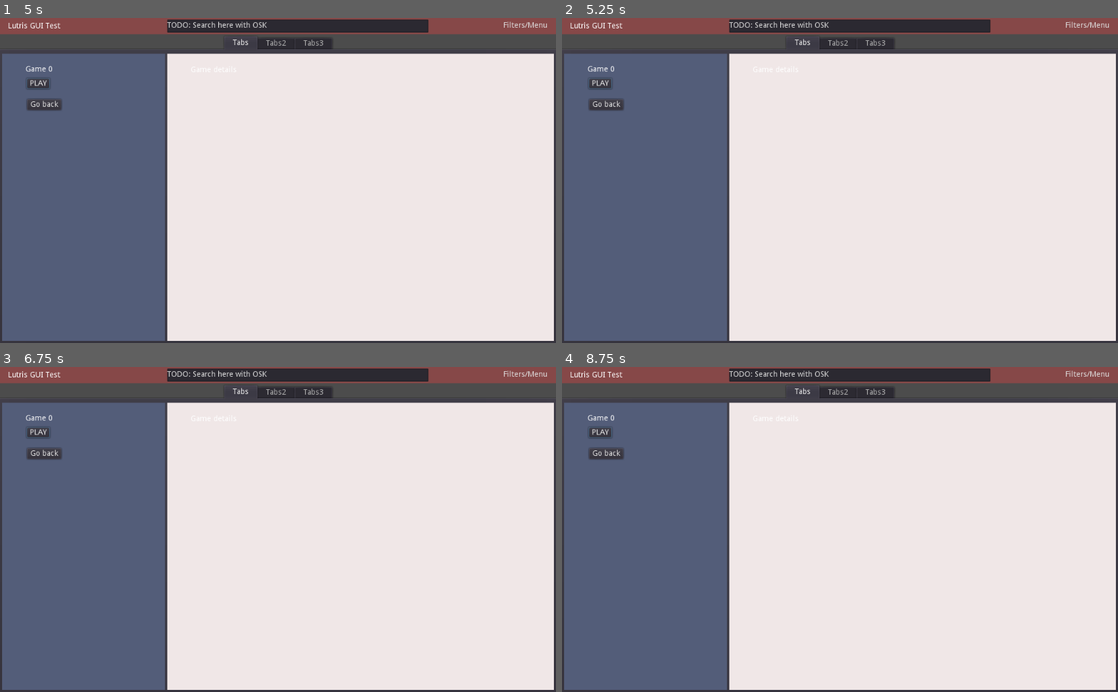
Above: before the commit, frames 1-4 (two rows, left to right).
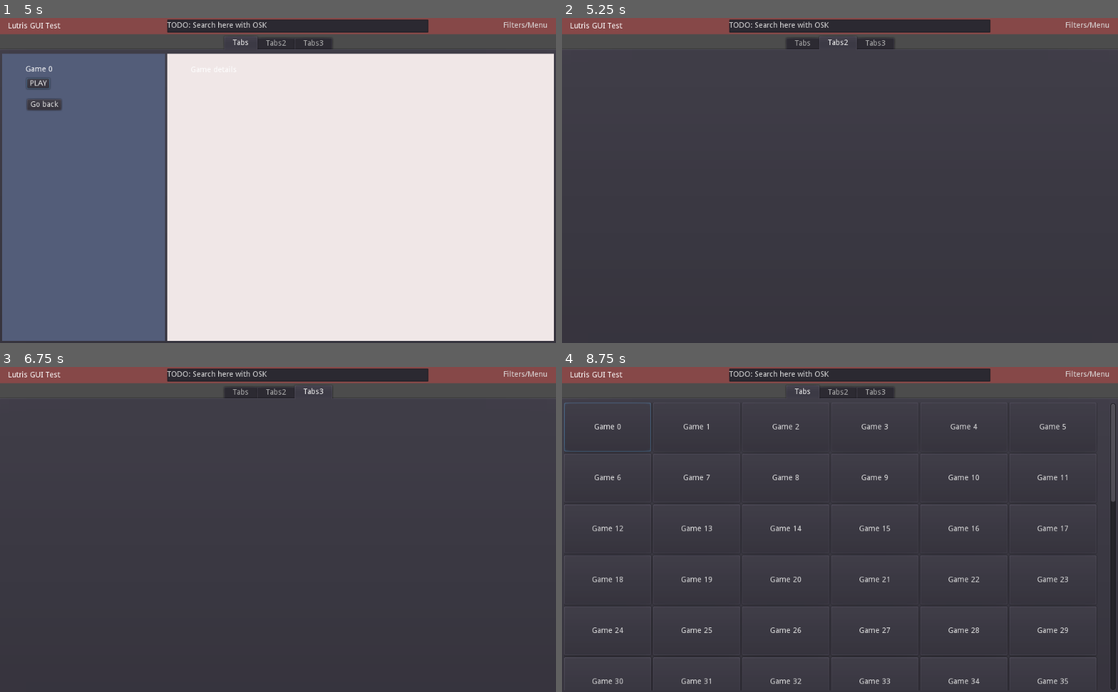
Above: after the commit, the same moments.

Repository: Buri/lutris-gamepad-ui
Game: Godot game, scene res://Root.tscn
Same seed, same stepped clock (60 frames per second), same inputs: the game is played once before the commit and once after it.
Inputs:
- Up to frame 1 (5 s): click "Game 0" at 0.5 s; click "PLAY" at 1.25 s; click "PLAY" at 2 s; click "PLAY" at 2.75 s; click "Filters/Menu" at 3.5 s; click "Go back" at 4.25 s
- Up to frame 2 (5.25 s): tap Enter at 5 s; hold E (ui_tab_next, bound only after the commit) from 5.03 s (still down)
- Up to frame 3 (6.75 s): tap Q (ui_tab_prev, bound only after the commit) at 5.3, 5.85 s; tap Space at 5.75 s; release E (ui_tab_next, bound only after the commit) at 5.78 s; tap E (ui_tab_next, bound only after the commit) at 6.05 s; tap Enter at 6.5 s; hold E (ui_tab_next, bound only after the commit) from 6.53 s (still down)
- Up to frame 4 (8.75 s): tap Q (ui_tab_prev, bound only after the commit) at 6.8, 7.35, 8.3 s; tap Space at 7.25 s; release E (ui_tab_next, bound only after the commit) at 7.28 s; tap E (ui_tab_next, bound only after the commit) at 7.55 s; tap Enter at 8 s; hold E (ui_tab_next, bound only after the commit) from 8.03 s (still down); tap Escape (ui_cancel) at 8.65 s

Frame 1 is identical in both runs. In frame 2, 87% of the frame differs, in the area x 0-100%, y 5-100%; in frame 3, 87%; in frame 4, 87%.

Commit message:
Add Q/E for switching tabs, Esc for going back

Diff:
--- a/Behaviours/UIStack/UIStack.gd
+++ b/Behaviours/UIStack/UIStack.gd
@@ -1,9 +1,10 @@
 extends Node
 var stack = []
 
-func create(elem: Node):
+func create(elem: Node, focus: Node = null):
 	var item = UIStackItem.new()
 	item.control = elem
+	item.focused_element = focus
 	open(item)
 
 func open(item: UIStackItem):
@@ -32,3 +33,6 @@
 func set_focus(elem):
 	var current = stack.back() as UIStackItem
 	current.focused_element = elem
+
+func current() -> UIStackItem:
+	return stack.back()
--- a/GamesPanel.gd
+++ b/GamesPanel.gd
@@ -6,33 +6,49 @@
 	{ "name": "Game three" },
 ]
 
+
 var GameDetailPanel = preload("res://Elements/GameDetail/GameDetail.tscn")
 onready var gc = $ScrollContainer/GridContainer
 
 func _ready():
 	# TODO: Calculate number of columns based on the width of viewport
-	gc.columns = 6
 	for i in range(100):
 		var game = {"name": "Game %s" % (i)}
 		print(game)
 		var item = Button.new()
 		item.text = game.name
 		item.rect_min_size = Vector2(160, 90)
-		item.connect("button_up", self, "show_game_details", [game, item])
+		item.connect("button_up", self, "show_game_details", [game])
+		item.connect("focus_entered", self, "scroll_to_view", [item])
 		gc.add_child(item)
-	var child = gc.get_child(0) as Button
-	child.grab_focus()
+	call_deferred("reset_focus")
 
-func show_game_details(game, sender):
+func _physics_process(_delta):
+	var cols = floor(rect_size.x / 164)
+	if gc.columns != cols:
+		gc.columns = cols
+
+func show_game_details(game):
 	var instance = GameDetailPanel.instance()
 	instance.GAME_NAME = game.name
 	instance.visible = false
 	instance.connect("action_close", self, "on_action_close", [instance])
 	add_child(instance)
-	UiStack.set_focus(sender)
 	UiStack.create(instance)
 
 func on_action_close(instance):
 	# TODO: Implement UI stack so closing modals/going backwards works properly
 	#instance.queue_free()
 	UiStack.close()
+
+func scroll_to_view(control):
+	UiStack.set_focus(control)
+	$ScrollContainer.ensure_control_visible(control)
+
+func reset_focus():
+	var child = gc.get_child(0)
+	if UiStack.current() != null:
+		var focus = UiStack.current().focused_element
+		if focus != null:
+			child = focus
+	child.grab_focus()
--- a/Root.gd
+++ b/Root.gd
@@ -1,6 +1,8 @@
 extends Control
 
 func _ready():
-	var this = UIStackItem.new()
-	this.control = $VBoxContainer/TabContainer/Tabs/ScrollContainer
-	UiStack.open(this)
+	UiStack.create($VBoxContainer/TabContainer/Tabs/ScrollContainer)
+
+func _unhandled_input(event):
+	if event.is_action_pressed("ui_cancel"):
+		UiStack.close()
--- a/Root.tscn
+++ b/Root.tscn
@@ -1,8 +1,9 @@
-[gd_scene load_steps=4 format=2]
+[gd_scene load_steps=5 format=2]
 
 [ext_resource path="res://MenuButton.gd" type="Script" id=1]
 [ext_resource path="res://GamesPanel.gd" type="Script" id=2]
 [ext_resource path="res://Root.gd" type="Script" id=3]
+[ext_resource path="res://TabContainer.gd" type="Script" id=4]
 
 [node name="Root" type="Control"]
 anchor_right = 1.0
@@ -55,6 +56,7 @@
 margin_bottom = 600.0
 size_flags_horizontal = 3
 size_flags_vertical = 3
+script = ExtResource( 4 )
 __meta__ = {
 "_edit_use_anchors_": false
 }
@@ -82,6 +84,8 @@
 [node name="GridContainer" type="GridContainer" parent="VBoxContainer/TabContainer/Tabs/ScrollContainer"]
 margin_right = 1017.0
 margin_bottom = 531.0
+grow_horizontal = 2
+grow_vertical = 2
 size_flags_horizontal = 3
 size_flags_vertical = 3
 columns = 5
--- /dev/null
+++ b/TabContainer.gd
@@ -0,0 +1,16 @@
+extends TabContainer
+
+func _unhandled_input(event):
+	var handled = false
+	if event.is_action_pressed("ui_tab_next"):
+		if current_tab + 1 < get_child_count():
+			current_tab += 1
+			handled = true
+	if event.is_action("ui_tab_prev"):
+		if current_tab > 0:
+			current_tab -= 1
+			handled = true
+	if handled:
+		var child = get_child(current_tab)
+		if child.has_method("reset_focus"):
+			child.reset_focus()
--- a/project.godot
+++ b/project.godot
@@ -28,6 +28,29 @@
 
 UiStack="*res://Behaviours/UIStack/UIStack.gd"
 
+[input]
+
+ui_focus_next={
+"deadzone": 0.5,
+"events": [ Object(InputEventKey,"resource_local_to_scene":false,"resource_name":"","device":0,"alt":false,"shift":false,"control":false,"meta":false,"command":false,"pressed":false,"scancode":16777218,"physical_scancode":0,"unicode":0,"echo":false,"script":null)
+ ]
+}
+ui_focus_prev={
+"deadzone": 0.5,
+"events": [ Object(InputEventKey,"resource_local_to_scene":false,"resource_name":"","device":0,"alt":false,"shift":true,"control":false,"meta":false,"command":false,"pressed":false,"scancode":16777218,"physical_scancode":0,"unicode":0,"echo":false,"script":null)
+ ]
+}
+ui_tab_next={
+"deadzone": 0.5,
+"events": [ Object(InputEventKey,"resource_local_to_scene":false,"resource_name":"","device":0,"alt":false,"shift":false,"control":false,"meta":false,"command":false,"pressed":false,"scancode":69,"physical_scancode":0,"unicode":0,"echo":false,"script":null)
+ ]
+}
+ui_tab_prev={
+"deadzone": 0.5,
+"events": [ Object(InputEventKey,"resource_local_to_scene":false,"resource_name":"","device":0,"alt":false,"shift":false,"control":false,"meta":false,"command":false,"pressed":false,"scancode":81,"physical_scancode":0,"unicode":0,"echo":false,"script":null)
+ ]
+}
+
 [physics]
 
 common/enable_pause_aware_picking=true
